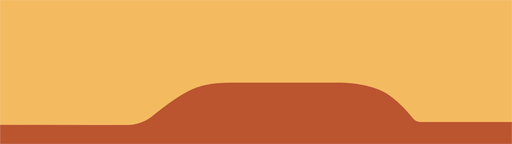
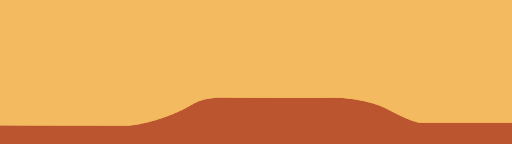
Layers edited between the first and the second 512 × 144 image:
painted on "Minimapa" over [left=0, top=0, right=512, bottom=144]
